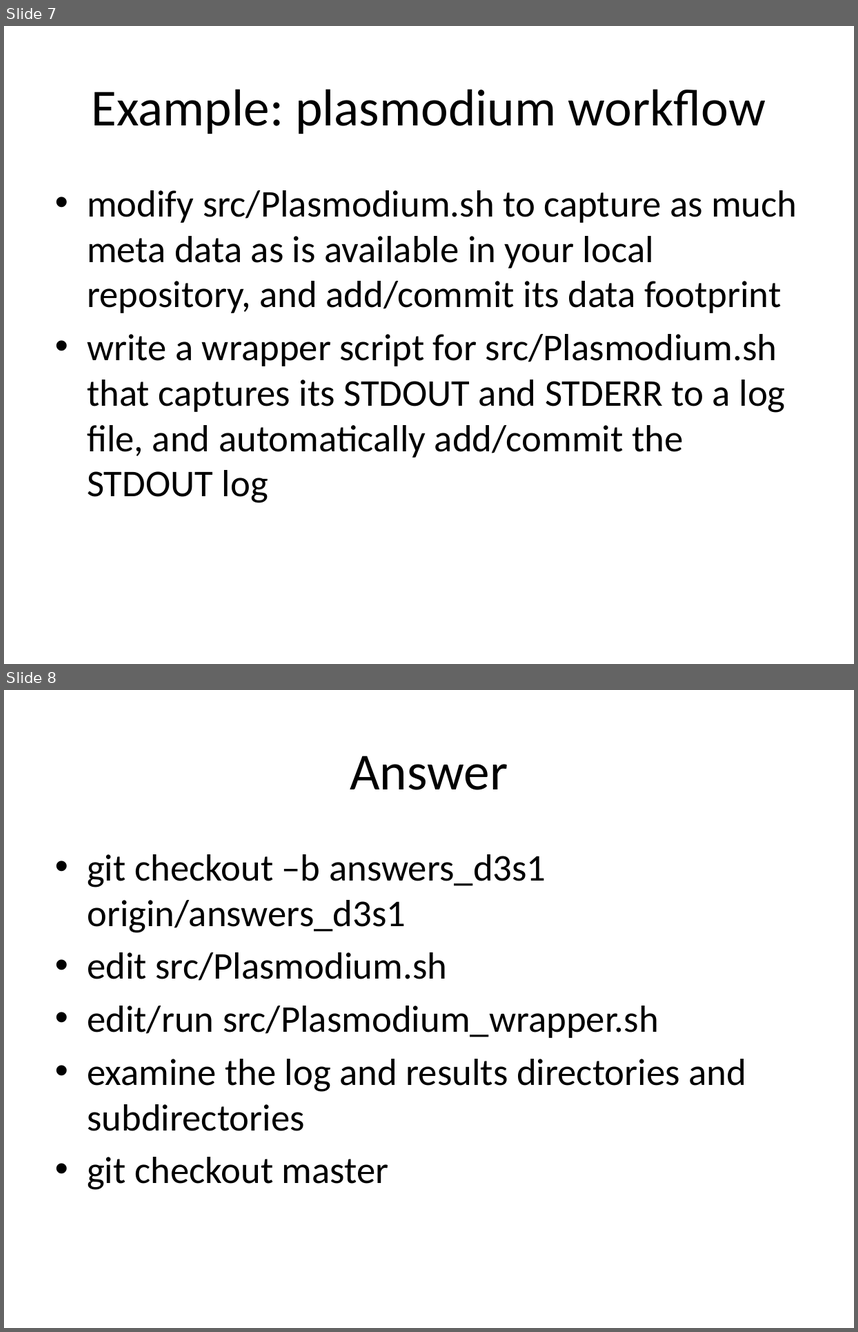
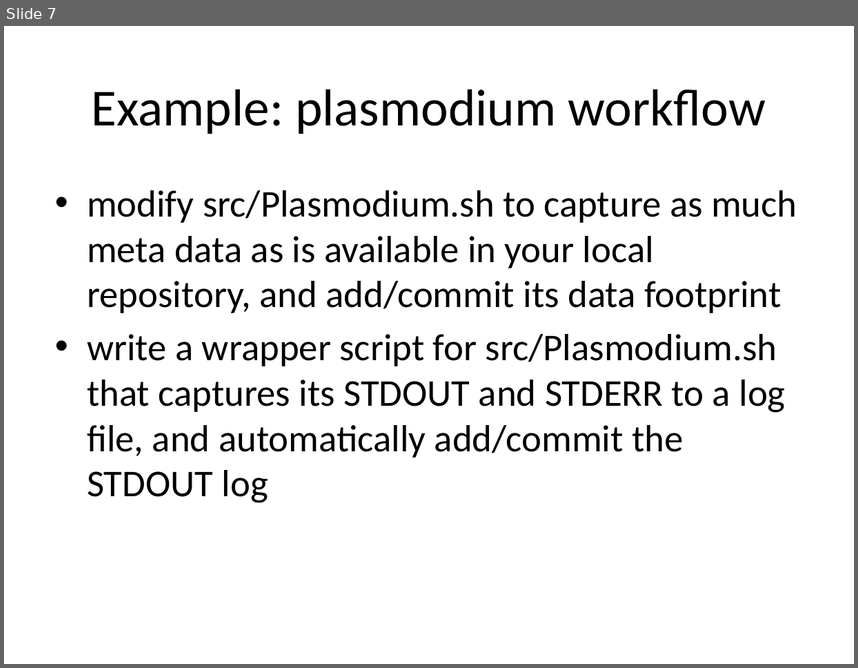
Before and after one commit to rvosa/ngs-workflows, a slide deck: doc/slides/day3/session1/Workflows.pptx. Shown one above the other, each under a label of ours: slides 7 and 8 before the commit, slide 7 after it. The pictures are 858x1332 and 858x668 pixels, drawn with LibreOffice and Linux fonts; fonts in the diff are those of the drawing. Boxes give left, top, right and bottom in pixels: in the first picture for what was removed or moved away, otherwise in the second. Text is boxed around its words. In the diff, an @@ line names an element or a change of style, - is before the commit and + after.

```diff
--- a/doc/slides/day3/session1/Workflows.pptx
+++ b/doc/slides/day3/session1/Workflows.pptx
@@ slide 8 removed at [4,690,854,1328], background #FFFFFF @@
@@ title removed at [350,756,508,790] @@
-Answer
@@ text removed at [87,854,746,1190] @@
-• git checkout –b answers_d3s1 origin/answers_d3s1
-• edit src/Plasmodium.sh
-• edit/run src/Plasmodium_wrapper.sh
-• examine the log and results directories and subdirectories
-• git checkout master
```
Also in this commit, not shown: 1 slide changed, 3 other files.
